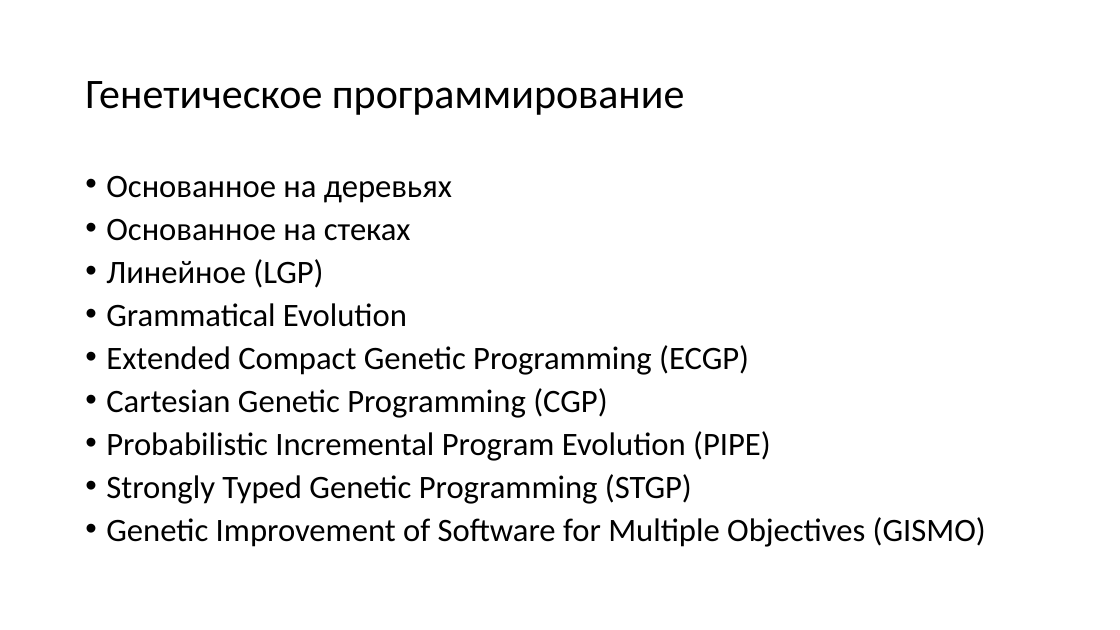
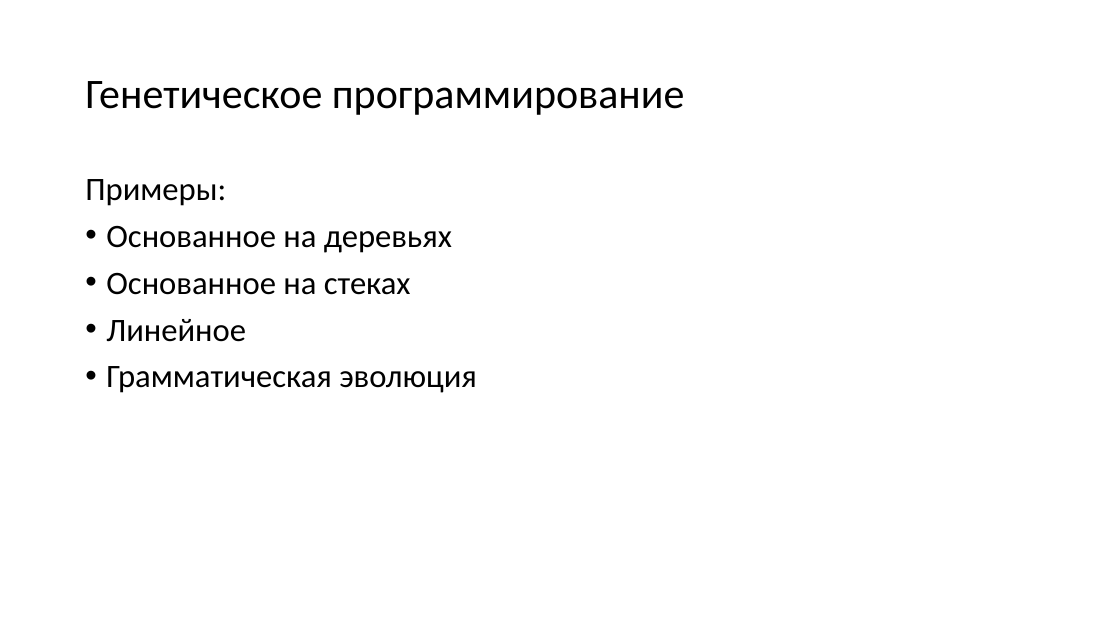
Before and after one commit to mosalov/AI_main_lectures, a slide deck: slide 29 of Лекция 15.pptx. Drawn at 1120x630 pixels with LibreOffice and Linux fonts; fonts in the diff are those of the drawing. Boxes give left, top, right and bottom in pixels: in the first picture for what was removed or moved away, otherwise in the second. Text is boxed around its words. In the diff, an @@ line names an element or a change of style, - is before the commit and + after.

```diff
--- a/Лекция 15.pptx
+++ b/Лекция 15.pptx
@@ text at (85,179,226,206): paragraph added @@
+Примеры:
@@ text at (106,225,452,295): line spacing 0.8 to 0.9 @@
@@ text at (106,319,477,393): text changed @@
-• Линейное (LGP)
-• Grammatical Evolution
-• Extended Compact Genetic Programming (ECGP)
-• Cartesian Genetic Programming (CGP)
-• Probabilistic Incremental Program Evolution (PIPE)
-• Strongly Typed Genetic Programming (STGP)
-• Genetic Improvement of Software for Multiple Objectives (GISMO)
+• Линейное
+• Грамматическая эволюция
```
Also in this commit, not shown: 3 other slides changed, 4 slides added, 1 other file.
